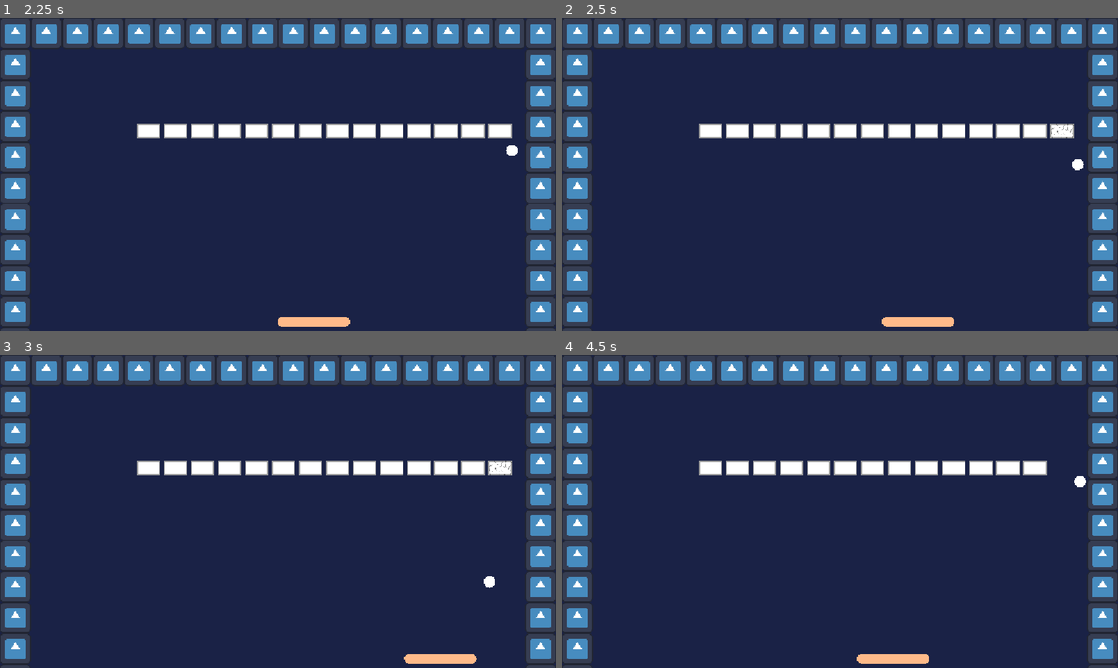
Above: before the commit, frames 1-4 (two rows, left to right).
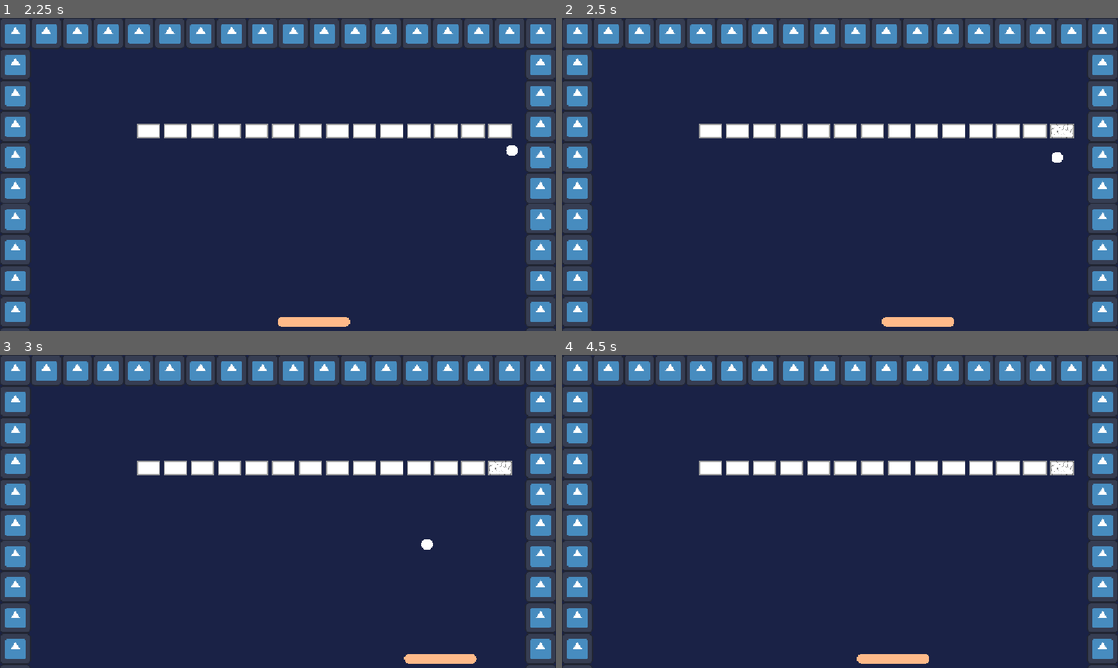
Above: after the commit, the same moments.

Repository: abderrahman504/Breakout-like
Game: Godot game, scene res://scenes/level.tscn
Same seed, same stepped clock (60 frames per second), same inputs: the game is played once before the commit and once after it. The engine's default icon, where the game draws it, is replaced by a stand-in: a white triangle on a blue panel in a dark square.
Inputs:
- Up to frame 1 (2.25 s): tap Enter at 0.5 s; hold Right (Move Right) 0.53-1.28 s; tap Space (Launch Ball) at 0.6, 1.35, 2.1 s; hold Left (Move Left) 1.28-2.03 s; hold Right (Move Right) from 2.03 s (still down)
- Up to frame 2 (2.5 s): keep holding Right (Move Right)
- Up to frame 3 (3 s): keep holding Right (Move Right); tap Space (Launch Ball) at 2.85 s
- Up to frame 4 (4.5 s): release Right (Move Right) at 3.53 s; hold Left (Move Left) from 3.53 s (still down); tap Space (Launch Ball) at 3.6, 4.35 s

Frame 1 is identical in both runs. In frame 2, 0.1% of the frame differs, in the area x 88-94%, y 42-49%; in frame 3, 0.1%; in frame 4, 0.3%, in the area x 87-95%, y 33-43%.

Commit message:
Restrict reflection normal vector to the 4 cardinals

Diff:
--- a/src/ReflectLogic/ReflectLogic.gd
+++ b/src/ReflectLogic/ReflectLogic.gd
@@ -8,5 +8,17 @@
 ## [code]collision[/code] is the collision information from the colliding body.
 func get_reflect_angle(impact : Vector2, collision : KinematicCollision2D) -> float:
 	var norm = collision.get_normal()
+	# Clamp the norm to the closest cardinal direction
+	var closest : Vector2 = Vector2.LEFT
+	print("Unclamped norm = ", norm)
+	if norm.dot(Vector2.UP) > norm.dot(closest):
+		closest = Vector2.UP
+	if norm.dot(Vector2.RIGHT) > norm.dot(closest):
+		closest = Vector2.RIGHT
+	if norm.dot(Vector2.DOWN) > norm.dot(closest):
+		closest = Vector2.DOWN
+
+	norm = closest
+	print("Clamped norm = ", norm)
 	var reflect_angle = impact.bounce(norm).angle()
 	return reflect_angle
